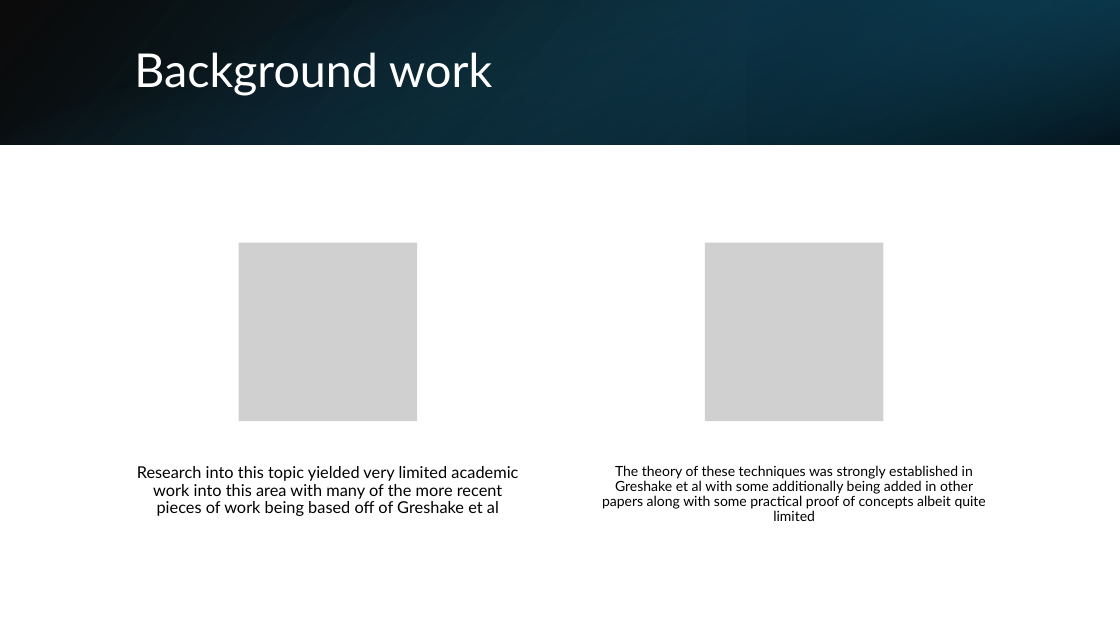
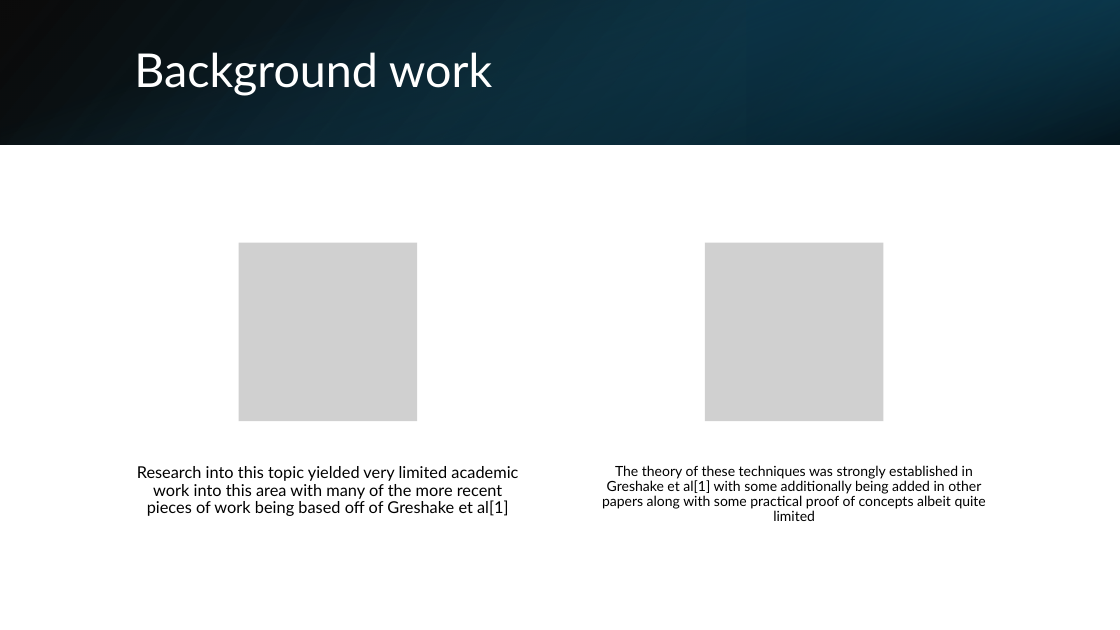
Before and after one commit to Fitch-Gamer/Bachelors-Dissertation, a slide deck: slide 8 of Demonstration of progress/Demonstration of progress.pptx. Drawn at 1120x630 pixels with LibreOffice and Linux fonts; fonts in the diff are those of the drawing; grey boxes stand for pictures. Boxes give left, top, right and bottom in pixels: in the first picture for what was removed or moved away, otherwise in the second. Text is boxed around its words. In the diff, an @@ line names an element or a change of style, - is before the commit and + after.

```diff
--- a/Demonstration of progress/Demonstration of progress.pptx
+++ b/Demonstration of progress/Demonstration of progress.pptx
@@ text at <box>137,466,518,516</box>: text changed @@
-Research into this topic yielded very limited academic work into this area with many of the more recent pieces of work being based off of Greshake et al
+Research into this topic yielded very limited academic work into this area with many of the more recent pieces of work being based off of Greshake et al[1]
@@ text at <box>602,465,986,521</box>: text changed @@
-The theory of these techniques was strongly established in Greshake et al with some additionally being added in other papers along with some practical proof of concepts albeit quite limited
+The theory of these techniques was strongly established in Greshake et al[1] with some additionally being added in other papers along with some practical proof of concepts albeit quite limited
```
Also in this commit, not shown: 2 other slides changed, 4 slides added, 3 slides removed, 17 other files.
